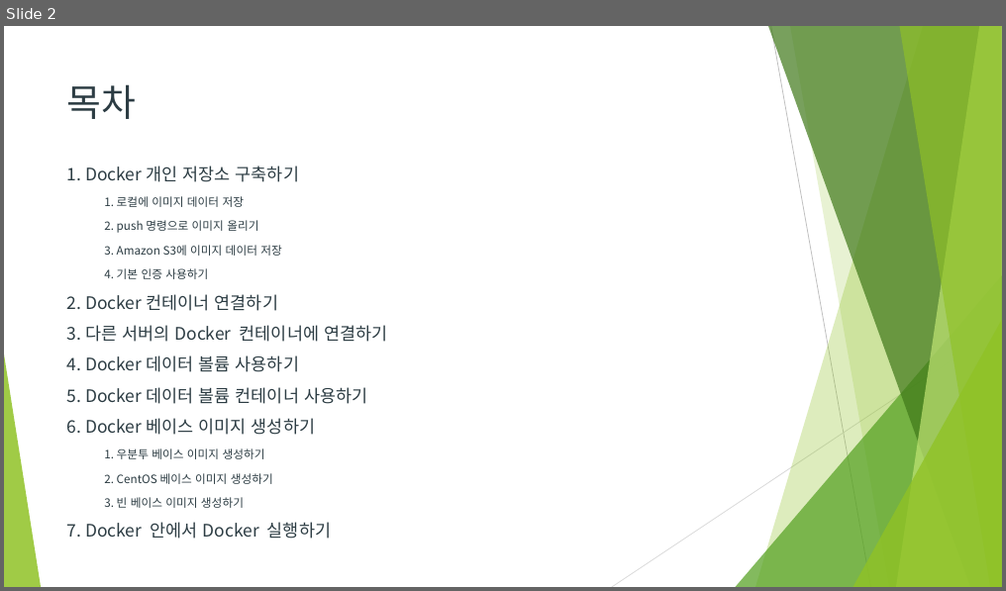
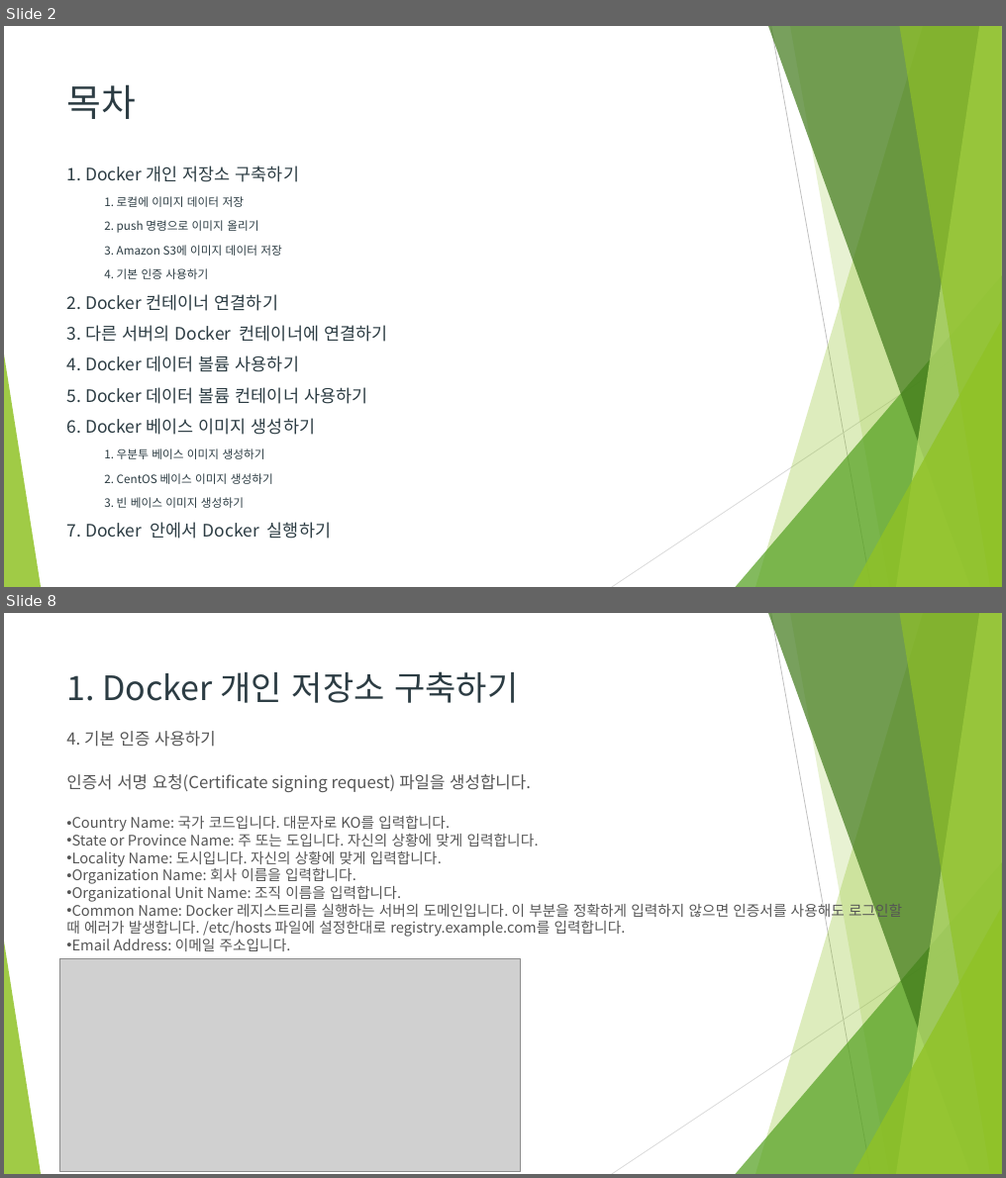
Before and after one commit to Heechul90/Docker, a slide deck: study/06. Docker 좀더 활용하기/Docker 좀더 활용하기.pptx. Shown one above the other, each under a label of ours: slide 2 before the commit, slides 2 and 8 after it; the slides between them are not shown. The pictures are 1006x591 and 1006x1178 pixels, drawn with LibreOffice and Linux fonts; fonts in the diff are those of the drawing; grey boxes stand for pictures; background and template pictures are left out. Boxes give left, top, right and bottom in pixels: in the first picture for what was removed or moved away, otherwise in the second. Text is boxed around its words. In the diff, an @@ line names an element or a change of style, - is before the commit and + after.

Commit message:
docker

```diff
--- a/study/06. Docker 좀더 활용하기/Docker 좀더 활용하기.pptx
+++ b/study/06. Docker 좀더 활용하기/Docker 좀더 활용하기.pptx
@@ slide 8 added at [4,613,1002,1174], background #FFFFFF; not listed: 10 template elements that a slide beside it also shows @@
@@ title added at [67,671,518,703], 32.4 pt, text #2C3C43 @@
+1. Docker 개인 저장소 구축하기
@@ text added at [66,731,216,747], 16 pt, text #555555 @@
+4. 기본 인증 사용하기
@@ text added at [66,774,531,792], 16 pt, text #555555 @@
+인증서 서명 요청(Certificate signing request) 파일을 생성합니다.
@@ text added at [66,816,902,952], 14 pt, text #555555 @@
+• Country Name: 국가 코드입니다. 대문자로 KO를 입력합니다.
+• State or Province Name: 주 또는 도입니다. 자신의 상황에 맞게 입력합니다.
+• Locality Name: 도시입니다. 자신의 상황에 맞게 입력합니다.
+• Organization Name: 회사 이름을 입력합니다.
+• Organizational Unit Name: 조직 이름을 입력합니다.
+• Common Name: Docker 레지스트리를 실행하는 서버의 도메인입니다. 이 부분을 정확하게 입력하지 않으면 인증서를 사용해도 로그인할 때 에러가 발생합니다. /etc/hosts 파일에 설정한대로 registry.example.com를 입력합니다.
+• Email Address: 이메일 주소입니다.
@@ picture added at [59,959,521,1171] @@
```
Also in this commit, not shown: 8 slides changed, 27 other slides added, 2 other files.
